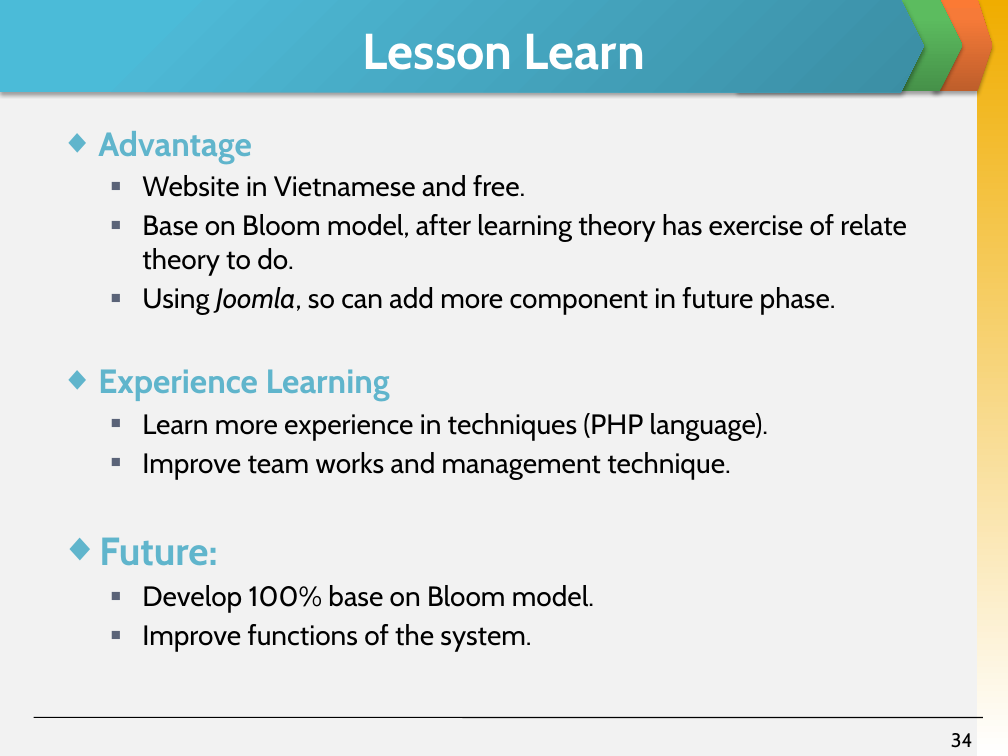
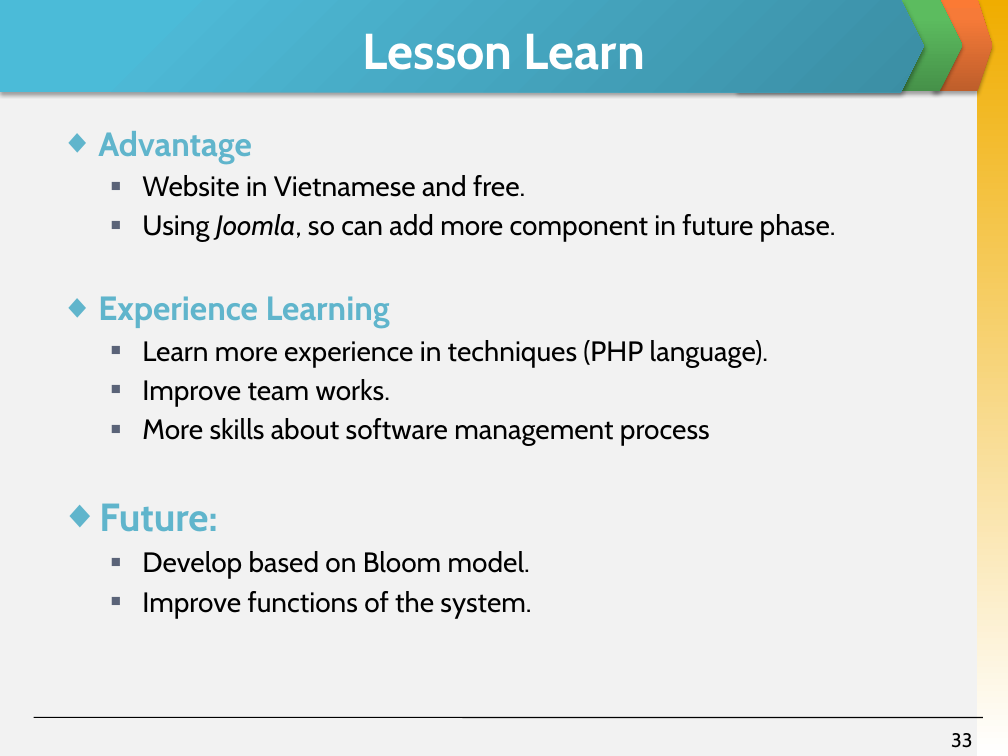
Before and after one commit to skyview059/e-learning-website, a slide deck: slide 33 of Document/Final report/Slide Present E-Learning.pptx (slide 34 before the commit). Drawn at 1008x756 pixels with LibreOffice and Linux fonts; fonts in the diff are those of the drawing. Boxes give left, top, right and bottom in pixels: in the first picture for what was removed or moved away, otherwise in the second. Text is boxed around its words. In the diff, an @@ line names an element or a change of style, - is before the commit and + after.

```diff
--- a/Document/Final report/Slide Present E-Learning.pptx
+++ b/Document/Final report/Slide Present E-Learning.pptx
@@ text at (x1=142, y1=214, x2=906, y2=275): paragraph removed @@
-  ■ Base on Bloom model, after learning theory has exercise of relate theory to do.
@@ text at (x1=142, y1=379, x2=710, y2=446): text changed @@
-  ■ Improve team works and management technique.
+  ■ Improve team works.
+  ■ More skills about software management process
@@ text at (x1=142, y1=551, x2=530, y2=579): text changed @@
-  ■ Develop 100% base on Bloom model.
+  ■ Develop based on Bloom model.
@@ page number at (x1=951, y1=733, x2=972, y2=748): text changed @@
-34
+33
```
Also in this commit, not shown: 9 other slides changed, 1 slide removed, 2 other files.
